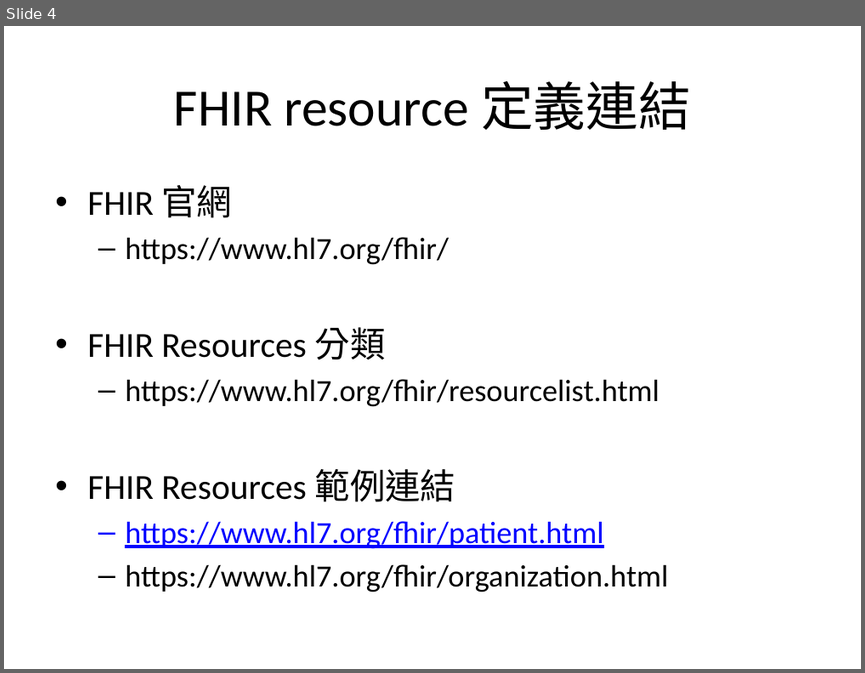
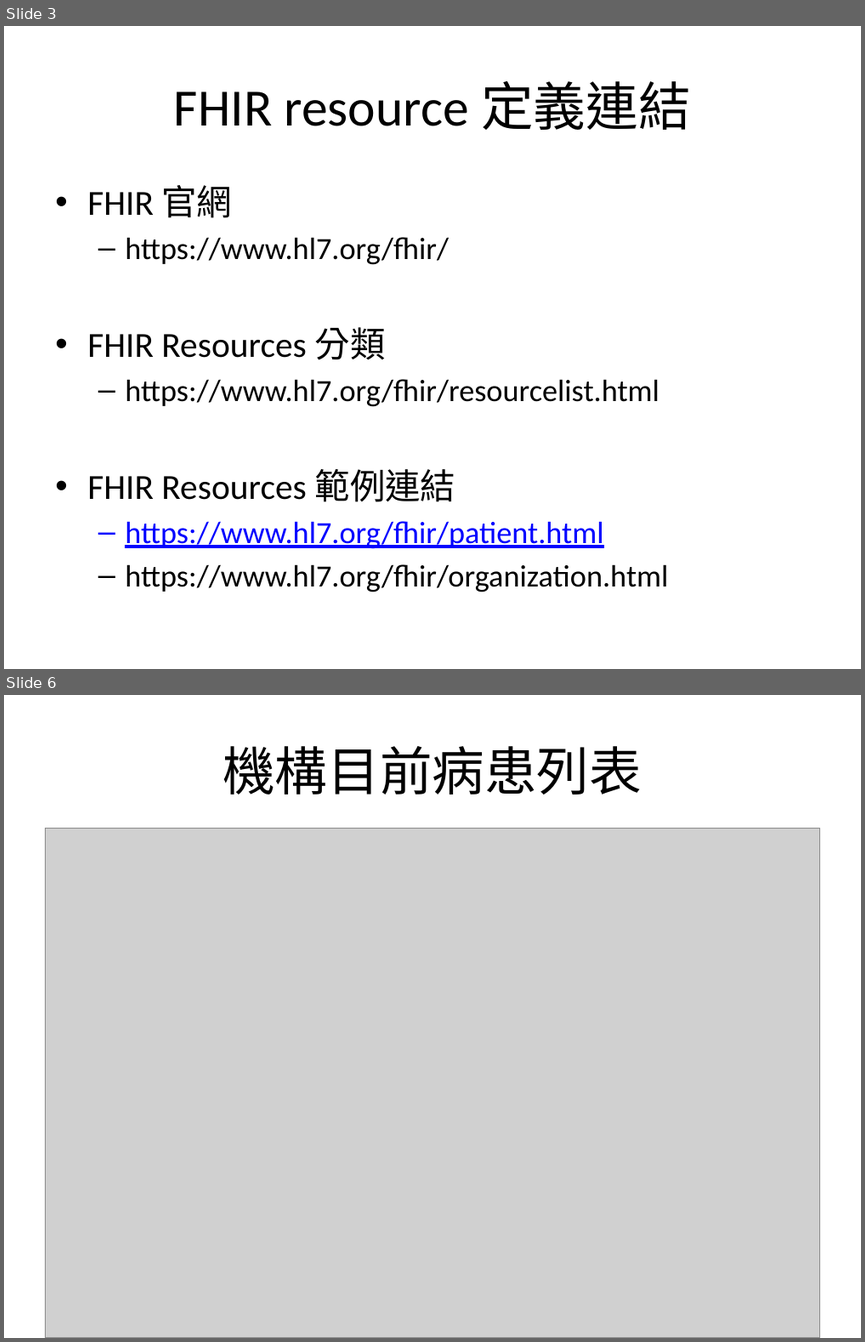
Before and after one commit to mos2718/FHIRspec, a slide deck: Spec/FHIR-Encounter-First-Time.pptx. Shown one above the other, each under a label of ours: slide 4 before the commit, slides 3 and 6 after it; the slides between them are not shown. The pictures are 865x673 and 865x1342 pixels, drawn with LibreOffice and Linux fonts; fonts in the diff are those of the drawing; grey boxes stand for pictures. Boxes give left, top, right and bottom in pixels: in the first picture for what was removed or moved away, otherwise in the second. Text is boxed around its words. In the diff, an @@ line names an element or a change of style, - is before the commit and + after.

```diff
--- a/Spec/FHIR-Encounter-First-Time.pptx
+++ b/Spec/FHIR-Encounter-First-Time.pptx
@@ slide 6 added at [4, 695, 861, 1338], background #FFFFFF @@
@@ title added at [222, 746, 642, 794], 44 pt, text #000000 @@
+機構目前病患列表
@@ picture added at [45, 828, 820, 1338] @@
@@ what was slide 4 is now slide 3 @@
```
Also in this commit, not shown: 5 slides changed, 7 other slides added, 1 slide removed.
